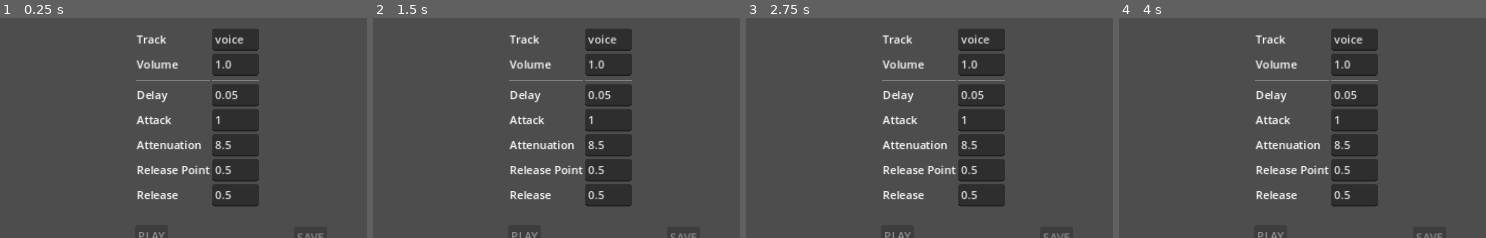
Above: before the commit, frames 1-4 (left to right).
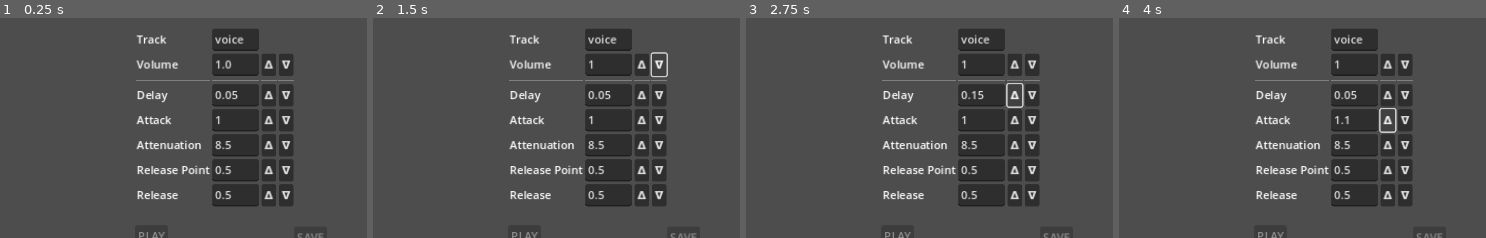
Above: after the commit, the same moments.

Repository: avanwinkle/DuckIt
Game: Godot game, scene res://Ducking.tscn
Two runs of this game, one before a commit and one after it. Both use one fixed random seed, a clock stepped at 60 frames per second and the inputs below. Sound files missing from this copy of the repository are replaced by a short silence.
Inputs (mouse positions are % of the whole screen's width and height, from its top left):
- Up to frame 1 (0.25 s): no input
- Up to frame 2 (1.5 s): click (87, 55) at 0.5 s, where only the run after the commit has a clickable "ᐃ"; click (89, 55) at 1.25 s, where only the run after the commit has a clickable "ᐁ"
- Up to frame 3 (2.75 s): click (87, 62) at 2 s, where only the run after the commit has a clickable "ᐃ"
- Up to frame 4 (4 s): click (89, 62) at 2.75 s, where only the run after the commit has a clickable "ᐁ"; click (87, 68) at 3.5 s, where only the run after the commit has a clickable "ᐃ"
The pictures show only the part of the screen within x 50-100%, y 45-95%; the shares and areas given below are measured in that part.

The runs differ from the first frame. In frame 1, 4.3% of the frame differs, in the area x 71-81%, y 16-86%; in frame 2, 4.2%; in frame 3, 4.3%; in frame 4, 4.3%.

Commit message:
Adjustment buttons for tweaking ducking settings

Diff:
--- a/app/Ducking.gd
+++ b/app/Ducking.gd
@@ -29,6 +29,10 @@
     $Save.pressed.connect(self.save_sound)
     $Write.pressed.connect(self.write_data_file)
     $HideFinished.toggled.connect(self.toggle_hiding)
+
+    for c in $Settings.get_children():
+        if "-" in c.name:
+            c.pressed.connect(self.callv.bind("adjust_level", c.name.split("-")))
 
     self.load_config()
 
@@ -183,6 +187,13 @@
       var idx = target.add_item(asset.name)
       target.set_item_metadata(idx, asset.path)
 
+func adjust_level(target, direction):
+    var n = $Settings.get_node(target)
+    var adjustment = 0.01 if Input.is_key_pressed(KEY_SHIFT) else 0.1
+    if direction == "down":
+        adjustment = adjustment * -1
+    n.text = str(float(n.text) + adjustment)
+
 func read_data_file():
     var data_file = ResourceLoader.load(config.data_file)
     data = data_file.SoundFiles
--- a/app/Ducking.tscn
+++ b/app/Ducking.tscn
@@ -12,6 +12,7 @@
 script = ExtResource("1_1pden")
 
 [node name="SoundList" type="ItemList" parent="."]
+layout_mode = 0
 offset_left = 27.0
 offset_top = 176.0
 offset_right = 403.0
@@ -20,6 +21,7 @@
 size_flags_vertical = 3
 
 [node name="MusicList" type="ItemList" parent="."]
+layout_mode = 0
 offset_left = 731.0
 offset_top = 63.0
 offset_right = 1064.0
@@ -28,130 +30,155 @@
 size_flags_vertical = 3
 
 [node name="Settings" type="GridContainer" parent="."]
+layout_mode = 0
 offset_left = 741.0
 offset_top = 312.0
 offset_right = 917.0
 offset_bottom = 483.0
-columns = 2
+columns = 4
 
 [node name="Label6" type="Label" parent="Settings"]
-offset_top = 2.0
-offset_right = 105.0
-offset_bottom = 28.0
+layout_mode = 2
 text = "Track"
 
 [node name="track" type="LineEdit" parent="Settings"]
-offset_left = 109.0
-offset_right = 176.0
-offset_bottom = 31.0
+layout_mode = 2
 text = "voice"
 context_menu_enabled = false
 virtual_keyboard_enabled = false
 
+[node name="blank" type="Control" parent="Settings"]
+layout_mode = 2
+
+[node name="blank2" type="Control" parent="Settings"]
+layout_mode = 2
+
 [node name="Label7" type="Label" parent="Settings"]
-offset_top = 37.0
-offset_right = 105.0
-offset_bottom = 63.0
+layout_mode = 2
 text = "Volume"
 
 [node name="volume" type="LineEdit" parent="Settings"]
-offset_left = 109.0
-offset_top = 35.0
-offset_right = 176.0
-offset_bottom = 66.0
+layout_mode = 2
 text = "1.0"
 context_menu_enabled = false
 virtual_keyboard_enabled = false
 
+[node name="volume-up" type="Button" parent="Settings"]
+layout_mode = 2
+text = "ᐃ"
+
+[node name="volume-down" type="Button" parent="Settings"]
+layout_mode = 2
+text = "ᐁ"
+
 [node name="HSeparator" type="HSeparator" parent="Settings"]
-offset_top = 70.0
-offset_right = 105.0
-offset_bottom = 74.0
+layout_mode = 2
 size_flags_horizontal = 3
 
 [node name="HSeparator2" type="HSeparator" parent="Settings"]
-offset_left = 109.0
-offset_top = 70.0
-offset_right = 176.0
-offset_bottom = 74.0
+layout_mode = 2
+size_flags_horizontal = 3
+
+[node name="HSeparator3" type="HSeparator" parent="Settings"]
+layout_mode = 2
+size_flags_horizontal = 3
+
+[node name="HSeparator4" type="HSeparator" parent="Settings"]
+layout_mode = 2
 size_flags_horizontal = 3
 
 [node name="Label" type="Label" parent="Settings"]
-offset_top = 80.0
-offset_right = 105.0
-offset_bottom = 106.0
+layout_mode = 2
 text = "Delay"
 
 [node name="delay" type="LineEdit" parent="Settings"]
-offset_left = 109.0
-offset_top = 78.0
-offset_right = 176.0
-offset_bottom = 109.0
+layout_mode = 2
 text = "0.05"
 context_menu_enabled = false
 virtual_keyboard_enabled = false
 
+[node name="delay-up" type="Button" parent="Settings"]
+layout_mode = 2
+text = "ᐃ"
+
+[node name="delay-down" type="Button" parent="Settings"]
+layout_mode = 2
+text = "ᐁ"
+
 [node name="Label3" type="Label" parent="Settings"]
-offset_top = 115.0
-offset_right = 105.0
-offset_bottom = 141.0
+layout_mode = 2
 text = "Attack"
 
 [node name="attack" type="LineEdit" parent="Settings"]
-offset_left = 109.0
-offset_top = 113.0
-offset_right = 176.0
-offset_bottom = 144.0
+layout_mode = 2
 text = "1"
 context_menu_enabled = false
 virtual_keyboard_enabled = false
 
+[node name="attack-up" type="Button" parent="Settings"]
+layout_mode = 2
+text = "ᐃ"
+
+[node name="attack-down" type="Button" parent="Settings"]
+layout_mode = 2
+text = "ᐁ"
+
 [node name="Label2" type="Label" parent="Settings"]
-offset_top = 150.0
-offset_right = 105.0
-offset_bottom = 176.0
+layout_mode = 2
 text = "Attenuation"
 
 [node name="attenuation" type="LineEdit" parent="Settings"]
-offset_left = 109.0
-offset_top = 148.0
-offset_right = 176.0
-offset_bottom = 179.0
+layout_mode = 2
 text = "8.5"
 context_menu_enabled = false
 virtual_keyboard_enabled = false
 
+[node name="attenuation-up" type="Button" parent="Settings"]
+layout_mode = 2
+text = "ᐃ"
+
+[node name="attenuation-down" type="Button" parent="Settings"]
+layout_mode = 2
+text = "ᐁ"
+
 [node name="Label4" type="Label" parent="Settings"]
-offset_top = 185.0
-offset_right = 105.0
-offset_bottom = 211.0
+layout_mode = 2
 text = "Release Point"
 
 [node name="release_point" type="LineEdit" parent="Settings"]
-offset_left = 109.0
-offset_top = 183.0
-offset_right = 176.0
-offset_bottom = 214.0
+layout_mode = 2
 text = "0.5"
 context_menu_enabled = false
 virtual_keyboard_enabled = false
 
+[node name="release_point-up" type="Button" parent="Settings"]
+layout_mode = 2
+text = "ᐃ"
+
+[node name="release_point-down" type="Button" parent="Settings"]
+layout_mode = 2
+text = "ᐁ"
+
 [node name="Label5" type="Label" parent="Settings"]
-offset_top = 220.0
-offset_right = 105.0
-offset_bottom = 246.0
+layout_mode = 2
 text = "Release "
 
 [node name="release" type="LineEdit" parent="Settings"]
-offset_left = 109.0
-offset_top = 218.0
-offset_right = 176.0
-offset_bottom = 249.0
+layout_mode = 2
 text = "0.5"
 context_menu_enabled = false
 virtual_keyboard_enabled = false
 
+[node name="release-up" type="Button" parent="Settings"]
+layout_mode = 2
+text = "ᐃ"
+
+[node name="release-down" type="Button" parent="Settings"]
+layout_mode = 2
+text = "ᐁ"
+
 [node name="Files" type="GridContainer" parent="."]
+layout_mode = 0
 offset_left = 29.0
 offset_top = 25.0
 offset_right = 189.0
@@ -159,47 +186,34 @@
 columns = 2
 
 [node name="Label" type="Label" parent="Files"]
-offset_top = 2.0
-offset_right = 106.0
-offset_bottom = 28.0
+layout_mode = 2
 text = "Source Folder"
 
 [node name="SourceFolder" type="Button" parent="Files"]
-offset_left = 110.0
-offset_right = 160.0
-offset_bottom = 31.0
+layout_mode = 2
 text = "None"
 alignment = 0
 
 [node name="Label3" type="Label" parent="Files"]
-offset_top = 37.0
-offset_right = 106.0
-offset_bottom = 63.0
+layout_mode = 2
 text = "Music Folder"
 
 [node name="MusicFolder" type="Button" parent="Files"]
-offset_left = 110.0
-offset_top = 35.0
-offset_right = 160.0
-offset_bottom = 66.0
+layout_mode = 2
 text = "None"
 alignment = 0
 
 [node name="Label2" type="Label" parent="Files"]
-offset_top = 72.0
-offset_right = 106.0
-offset_bottom = 98.0
+layout_mode = 2
 text = "Data File"
 
 [node name="DataFile" type="Button" parent="Files"]
-offset_left = 110.0
-offset_top = 70.0
-offset_right = 160.0
-offset_bottom = 101.0
+layout_mode = 2
 text = "None"
 alignment = 0
 
 [node name="Play" type="Button" parent="."]
+layout_mode = 1
 anchors_preset = -1
 anchor_right = 0.296
 anchor_bottom = 0.5
@@ -210,6 +224,7 @@
 text = "PLAY"
 
 [node name="Save" type="Button" parent="."]
+layout_mode = 1
 anchors_preset = -1
 anchor_right = 0.296
 anchor_bottom = 0.5
@@ -220,6 +235,7 @@
 text = "SAVE"
 
 [node name="Write" type="Button" parent="."]
+layout_mode = 1
 anchors_preset = -1
 anchor_right = 0.296
 anchor_bottom = 0.5
@@ -230,6 +246,7 @@
 text = "WRITE DATA FILE"
 
 [node name="HideFinished" type="CheckButton" parent="."]
+layout_mode = 0
 offset_left = 27.0
 offset_top = 615.0
 offset_right = 71.0
